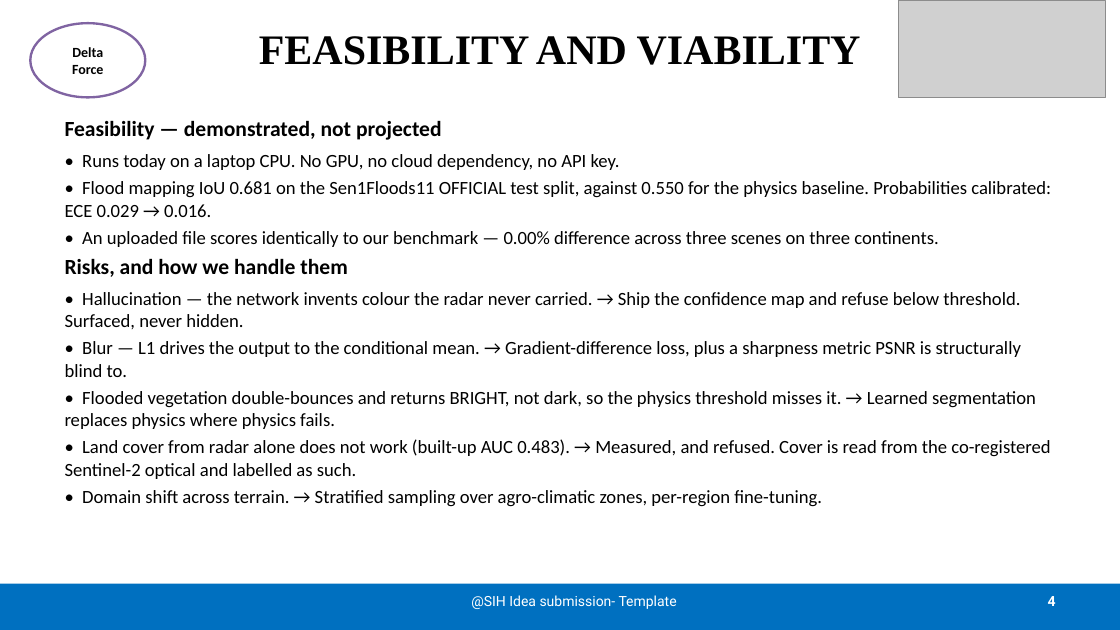
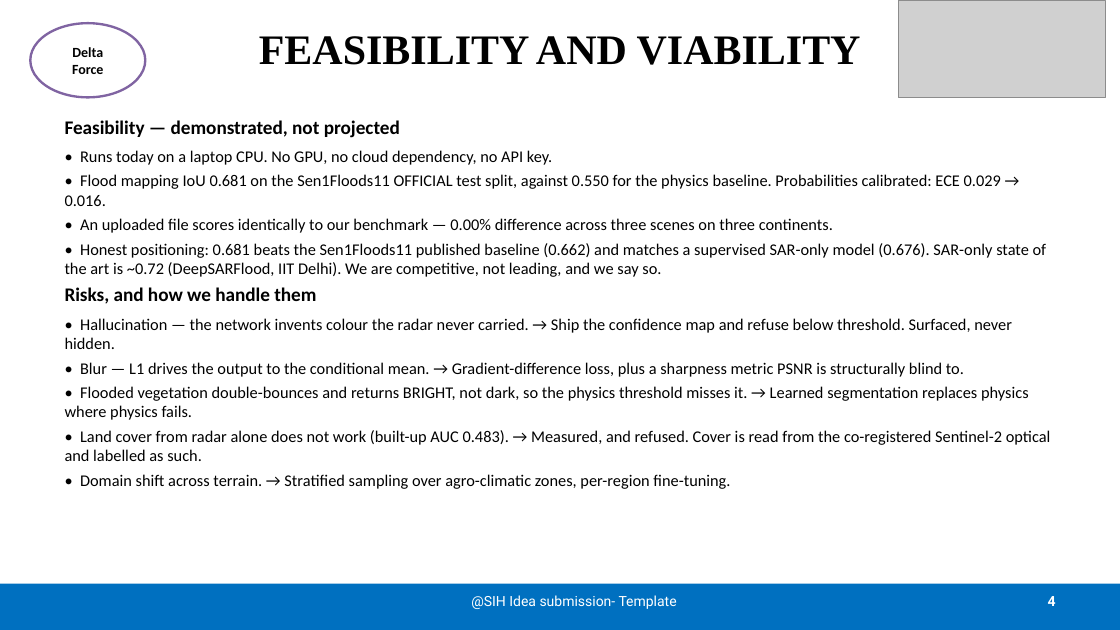
Before and after one commit to AKSAATHWIK/chromasar, a slide deck: slide 4 of SIH2026-DeltaForce-SIH1733-IDEA-SUBMISSION.pptx. Drawn at 1120x630 pixels with LibreOffice and Linux fonts; fonts in the diff are those of the drawing; grey boxes stand for pictures. Boxes give left, top, right and bottom in pixels: in the first picture for what was removed or moved away, otherwise in the second. Text is boxed around its words. In the diff, an @@ line names an element or a change of style, - is before the commit and + after.

```diff
--- a/SIH2026-DeltaForce-SIH1733-IDEA-SUBMISSION.pptx
+++ b/SIH2026-DeltaForce-SIH1733-IDEA-SUBMISSION.pptx
@@ text at (65, 120, 1051, 489): size 18.5 to 16.5 pt in "Feasibility — demonstrated, not projected", "Risks, and how we handle them"; size 16 to 14 pt in "• Runs today on a laptop CPU. ...", "• Flood mapping IoU 0.681 on the ...", "• An uploaded file scores identically to ...", "• Hallucination — the network invents colour ..." and 4 more places @@
@@ text at (65, 243, 1047, 277): paragraph added @@
+• Honest positioning: 0.681 beats the Sen1Floods11 published baseline (0.662) and matches a supervised SAR-only model (0.676). SAR-only state of the art is ~0.72 (DeepSARFlood, IIT Delhi). We are competitive, not leading, and we say so.
```
Also in this commit, not shown: 2 other slides changed, 5 other files.
